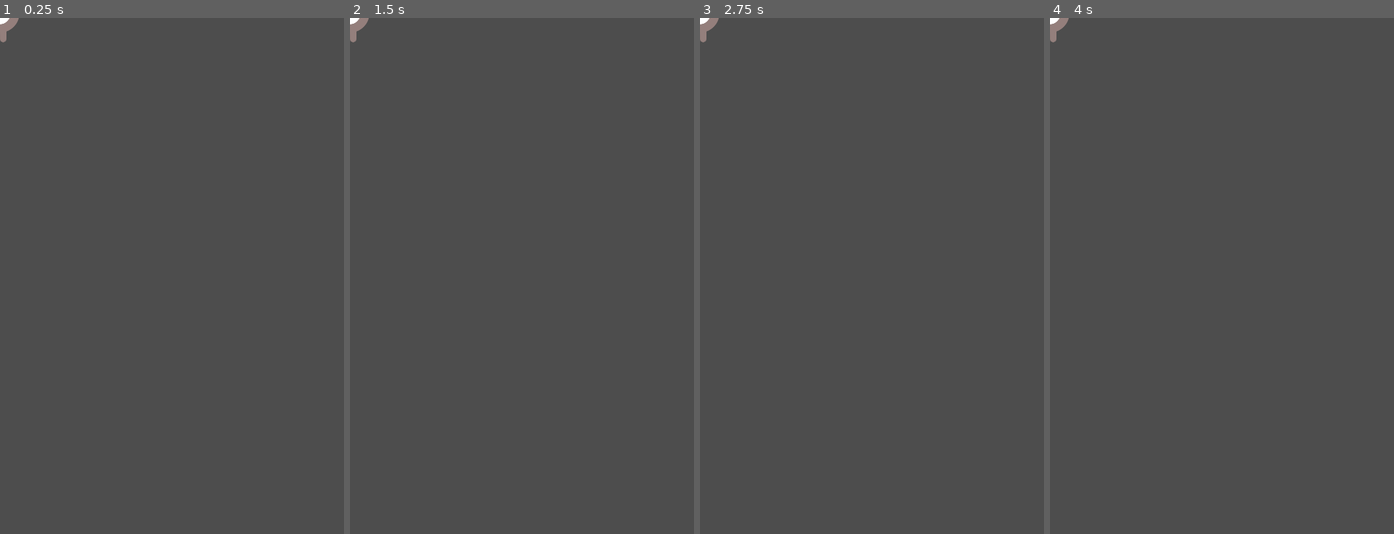
Above: before the commit, frames 1-4 (left to right).
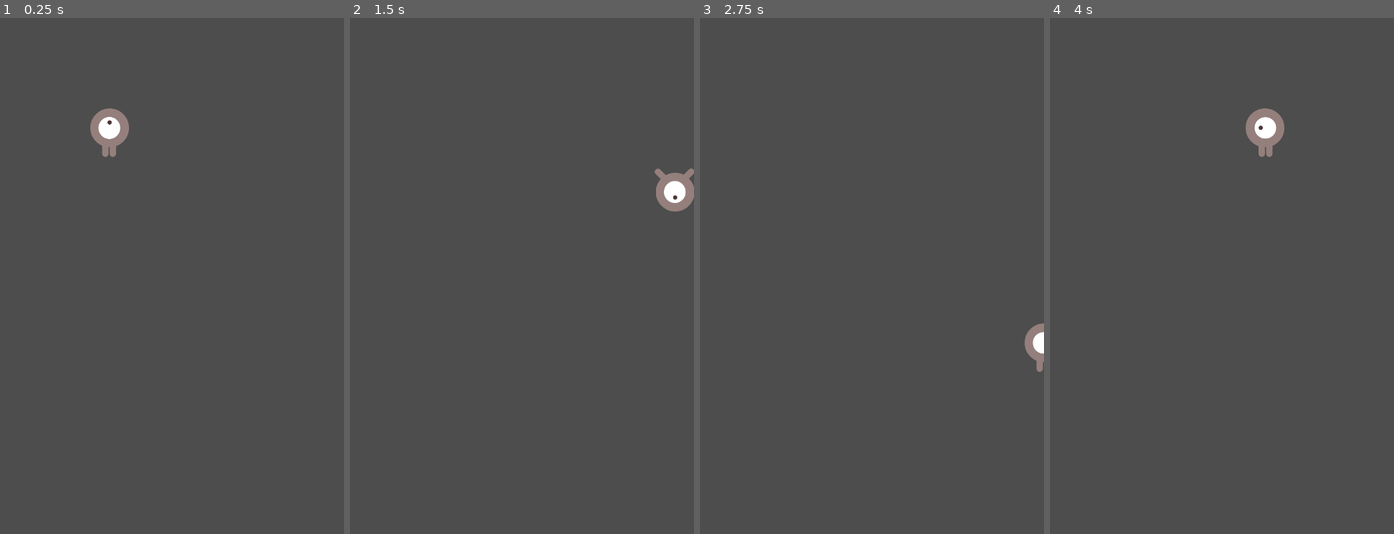
Above: after the commit, the same moments.

Repository: Nahu666/corbalan_proto_actividad2
Game: Godot game, scene res://player.tscn
The game is run twice, just before and just after one commit, with the same random seed, the same clock (stepped at 60 frames per second) and the same inputs. This scene is started directly instead of the project's main scene.
Inputs:
- Up to frame 1 (0.25 s): no input
- Up to frame 2 (1.5 s): tap Enter at 0.5 s; hold Right (move_right, bound only after the commit) 0.53-1.28 s; hold Down (move_down, bound only after the commit) from 1.28 s (still down)
- Up to frame 3 (2.75 s): release Down (move_down, bound only after the commit) at 2.03 s; hold Right (move_right, bound only after the commit) from 2.03 s (still down)
- Up to frame 4 (4 s): tap Space at 2.75 s; release Right (move_right, bound only after the commit) at 2.78 s; hold Up (move_up, bound only after the commit) 2.78-3.53 s; hold Left (move_left, bound only after the commit) from 3.53 s (still down)

The runs differ from the first frame. In frame 1, 0.9% of the frame differs, in the area x 0-38%, y 0-27%; in frame 2, 0.9%; in frame 3, 0.5%; in frame 4, 0.9%, in the area x 0-69%, y 0-27%.

Commit message:
Programar el Jugador

Diff:
--- /dev/null
+++ b/proto-actividad-2/player.gd
@@ -0,0 +1,42 @@
+extends Area2D
+
+@export var speed = 400
+var screen_size
+
+
+
+func _ready():
+	screen_size = get_viewport_rect().size
+
+
+
+
+func _process(delta):
+	var velocity = Vector2.ZERO # The player's movement vector.
+	if Input.is_action_pressed("move_right"):
+		velocity.x += 1
+		print(velocity)
+	if Input.is_action_pressed("move_left"):
+		velocity.x -= 1
+	if Input.is_action_pressed("move_down"):
+		velocity.y += 1
+	if Input.is_action_pressed("move_up"):
+		velocity.y -= 1
+
+	if velocity.length() > 0:
+		velocity = velocity.normalized() * speed
+		$AnimatedSprite2D.play()
+	else:
+		$AnimatedSprite2D.stop()
+
+	position += velocity * delta
+	position = position.clamp(Vector2.ZERO, screen_size)
+
+	if velocity.x != 0:
+		$AnimatedSprite2D.animation = "walk"
+		$AnimatedSprite2D.flip_v = false
+		# See the note below about the following boolean assignment.
+		$AnimatedSprite2D.flip_h = velocity.x < 0
+	elif velocity.y != 0:
+		$AnimatedSprite2D.animation = "up"
+		$AnimatedSprite2D.flip_v = velocity.y > 0
--- a/proto-actividad-2/player.tscn
+++ b/proto-actividad-2/player.tscn
@@ -1,6 +1,7 @@
 [gd_scene format=3 uid="uid://1l1lgbl4jymj"]
 
 [ext_resource type="Texture2D" uid="uid://6lprp3d0sfnr" path="res://assets/playerGrey_up1.png" id="1_hqtel"]
+[ext_resource type="Script" uid="uid://bxkkjcyua1opr" path="res://player.gd" id="1_sweqy"]
 [ext_resource type="Texture2D" uid="uid://dpw1x8xvougug" path="res://assets/playerGrey_up2.png" id="2_sweqy"]
 [ext_resource type="Texture2D" uid="uid://bc5mxd2dhv7gx" path="res://assets/playerGrey_walk1.png" id="3_2hs0m"]
 [ext_resource type="Texture2D" uid="uid://bccq2qpnh606e" path="res://assets/playerGrey_walk2.png" id="4_1jxqw"]
@@ -15,7 +16,7 @@
 "texture": ExtResource("2_sweqy")
 }],
 "loop": true,
-"name": &"arriba",
+"name": &"up",
 "speed": 6.0
 }, {
 "frames": [{
@@ -26,19 +27,21 @@
 "texture": ExtResource("4_1jxqw")
 }],
 "loop": true,
-"name": &"caminar",
+"name": &"walk",
 "speed": 6.0
 }]
 
 [sub_resource type="CapsuleShape2D" id="CapsuleShape2D_dw050"]
 
 [node name="Player" type="Area2D" unique_id=1261842974]
+position = Vector2(153, 160)
+script = ExtResource("1_sweqy")
 metadata/_edit_group_ = true
 
 [node name="AnimatedSprite2D" type="AnimatedSprite2D" parent="." unique_id=570653741]
 scale = Vector2(0.5, 0.5)
 sprite_frames = SubResource("SpriteFrames_y32ns")
-animation = &"arriba"
+animation = &"up"
 
 [node name="CollisionShape2D" type="CollisionShape2D" parent="." unique_id=1851520794]
 scale = Vector2(2.69, 2.27)
--- a/proto-actividad-2/project.godot
+++ b/proto-actividad-2/project.godot
@@ -21,6 +21,29 @@
 window/size/viewport_height=720
 window/stretch/mode="canvas_items"
 
+[input]
+
+move_right={
+"deadzone": 0.2,
+"events": [Object(InputEventKey,"resource_local_to_scene":false,"resource_name":"","device":-1,"window_id":0,"alt_pressed":false,"shift_pressed":false,"ctrl_pressed":false,"meta_pressed":false,"pressed":false,"keycode":0,"physical_keycode":4194321,"key_label":0,"unicode":0,"location":0,"echo":false,"script":null)
+]
+}
+move_left={
+"deadzone": 0.2,
+"events": [Object(InputEventKey,"resource_local_to_scene":false,"resource_name":"","device":-1,"window_id":0,"alt_pressed":false,"shift_pressed":false,"ctrl_pressed":false,"meta_pressed":false,"pressed":false,"keycode":0,"physical_keycode":4194319,"key_label":0,"unicode":0,"location":0,"echo":false,"script":null)
+]
+}
+move_up={
+"deadzone": 0.2,
+"events": [Object(InputEventKey,"resource_local_to_scene":false,"resource_name":"","device":-1,"window_id":0,"alt_pressed":false,"shift_pressed":false,"ctrl_pressed":false,"meta_pressed":false,"pressed":false,"keycode":0,"physical_keycode":4194320,"key_label":0,"unicode":0,"location":0,"echo":false,"script":null)
+]
+}
+move_down={
+"deadzone": 0.2,
+"events": [Object(InputEventKey,"resource_local_to_scene":false,"resource_name":"","device":-1,"window_id":0,"alt_pressed":false,"shift_pressed":false,"ctrl_pressed":false,"meta_pressed":false,"pressed":false,"keycode":0,"physical_keycode":4194322,"key_label":0,"unicode":0,"location":0,"echo":false,"script":null)
+]
+}
+
 [physics]
 
 3d/physics_engine="Jolt Physics"
Not shown, added: proto-actividad-2/player.gd.uid
